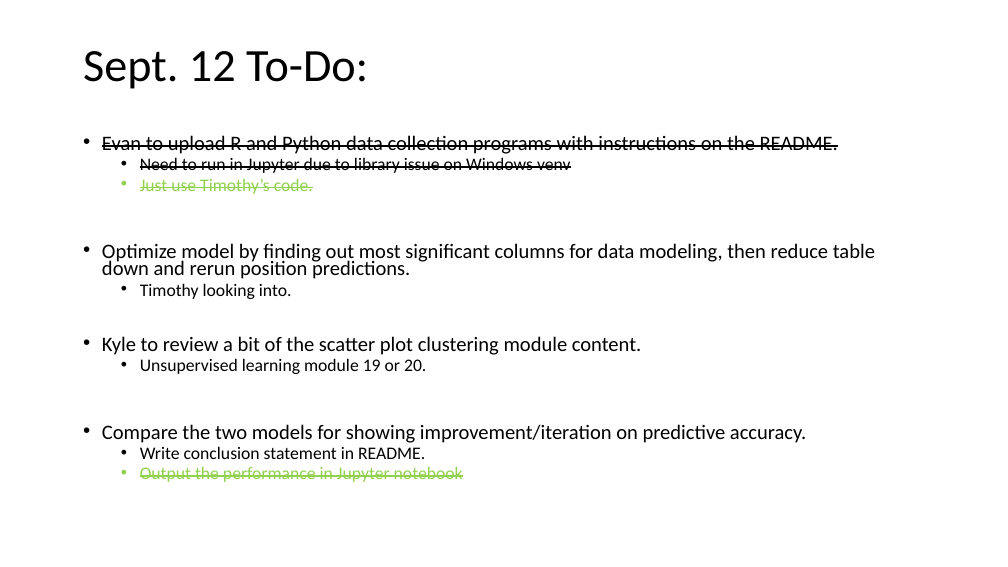
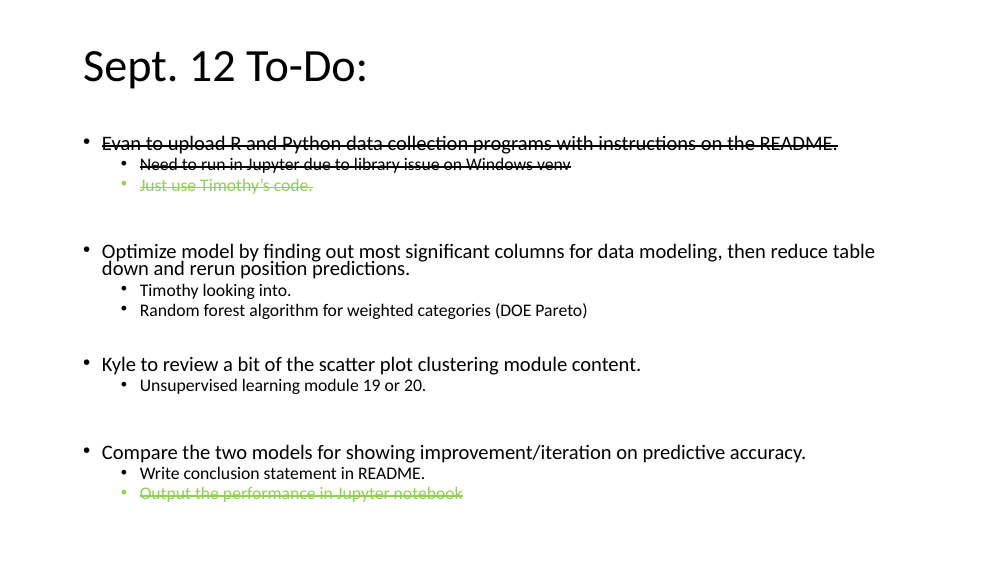
Before and after one commit to Evdawg/Project_4_FF_ML, a slide deck: slide 6 of Project_3_outline.pptm. Drawn at 1008x567 pixels with LibreOffice and Linux fonts; fonts in the diff are those of the drawing. Boxes give left, top, right and bottom in pixels: in the first picture for what was removed or moved away, otherwise in the second. Text is boxed around its words. In the diff, an @@ line names an element or a change of style, - is before the commit and + after.

```diff
--- a/Project_3_outline.pptm
+++ b/Project_3_outline.pptm
@@ text at bbox=[140, 303, 587, 319]: paragraph added @@
+  • Random forest algorithm for weighted categories (DOE Pareto)
```
Also in this commit, not shown: 5 other slides changed, 1 slide added, 2 other files.
